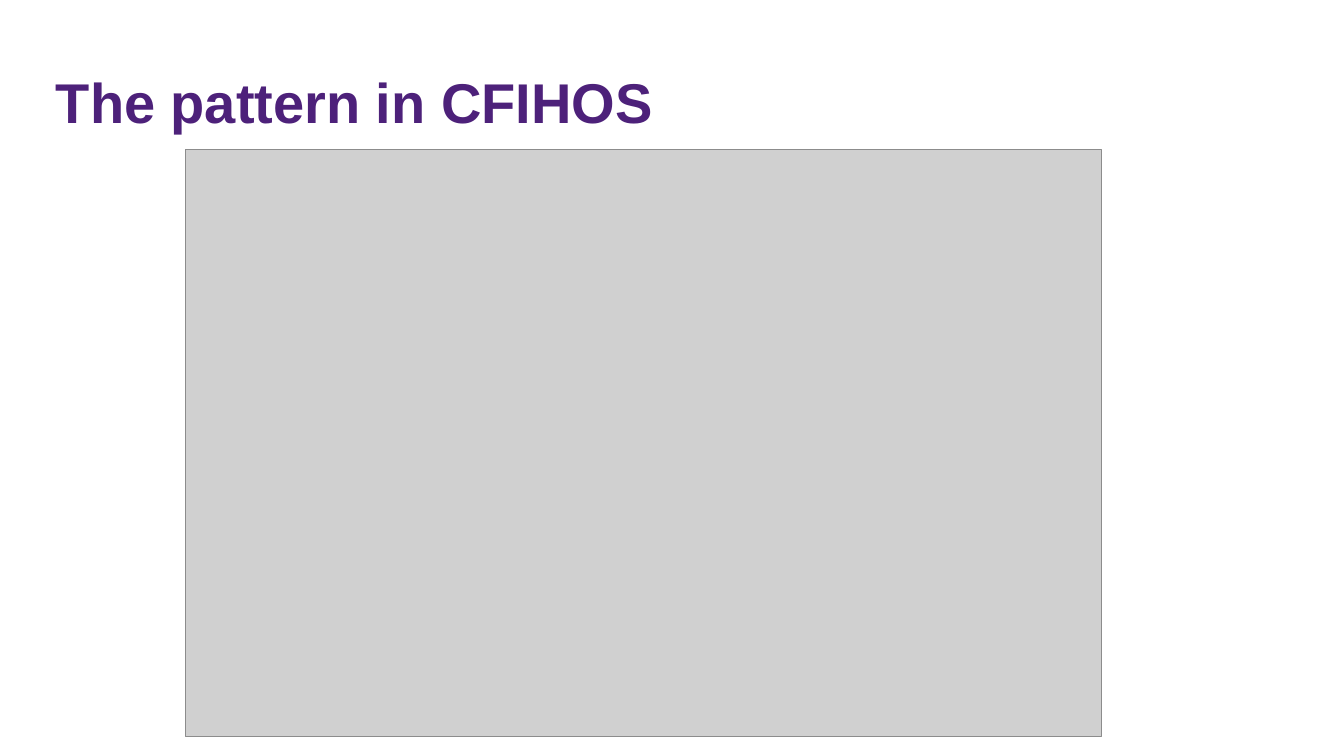
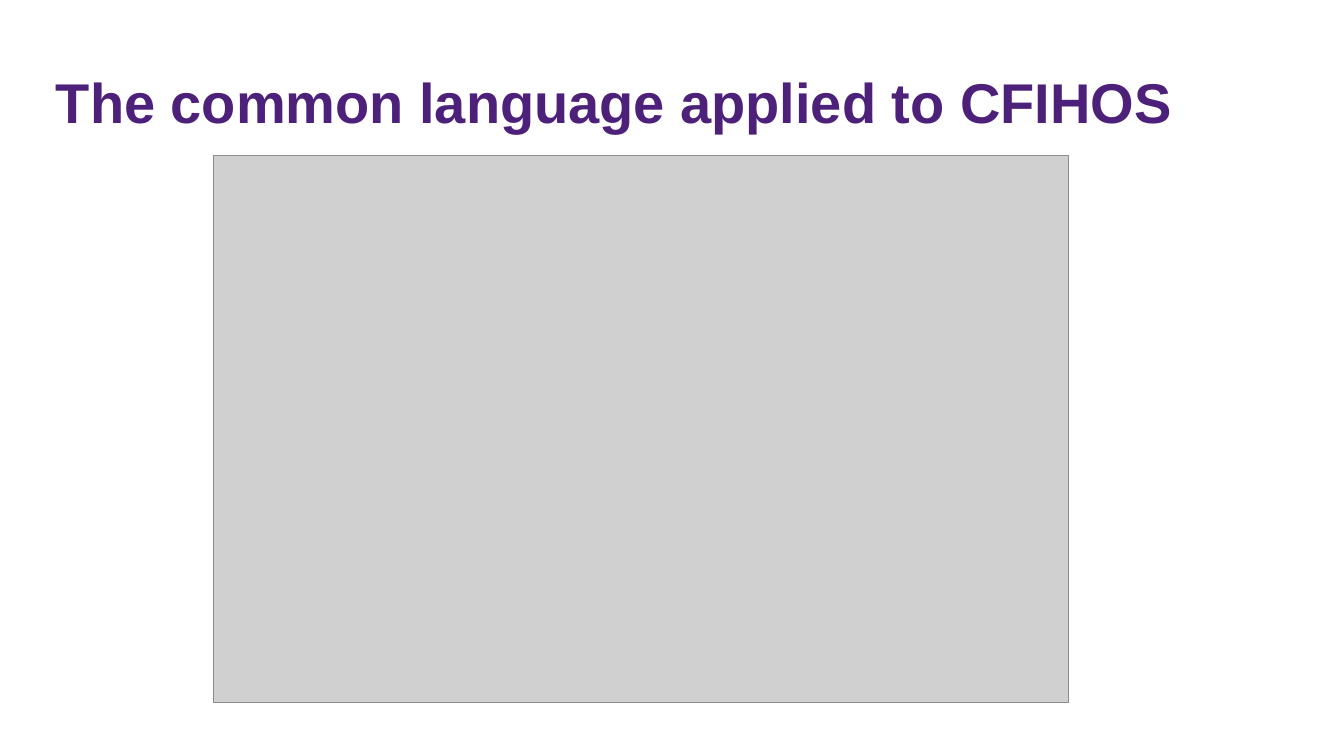
Before and after one commit to tecnomod-um/cfihos, a slide deck: slide 33 of docs/cfihos-ontology.pptx. Drawn at 1344x756 pixels with LibreOffice and Linux fonts; fonts in the diff are those of the drawing; grey boxes stand for pictures. Boxes give left, top, right and bottom in pixels: in the first picture for what was removed or moved away, otherwise in the second. Text is boxed around its words. In the diff, an @@ line names an element or a change of style, - is before the commit and + after.

```diff
--- a/docs/cfihos-ontology.pptx
+++ b/docs/cfihos-ontology.pptx
@@ title at bbox=[56, 82, 1171, 133]: text changed @@
-The pattern in CFIHOS
+The common language applied to CFIHOS
@@ picture: place and size @@
-picture at bbox=[186, 149, 1102, 736]
+picture at bbox=[214, 155, 1069, 703]
```
Also in this commit, not shown: 9 other slides changed.
